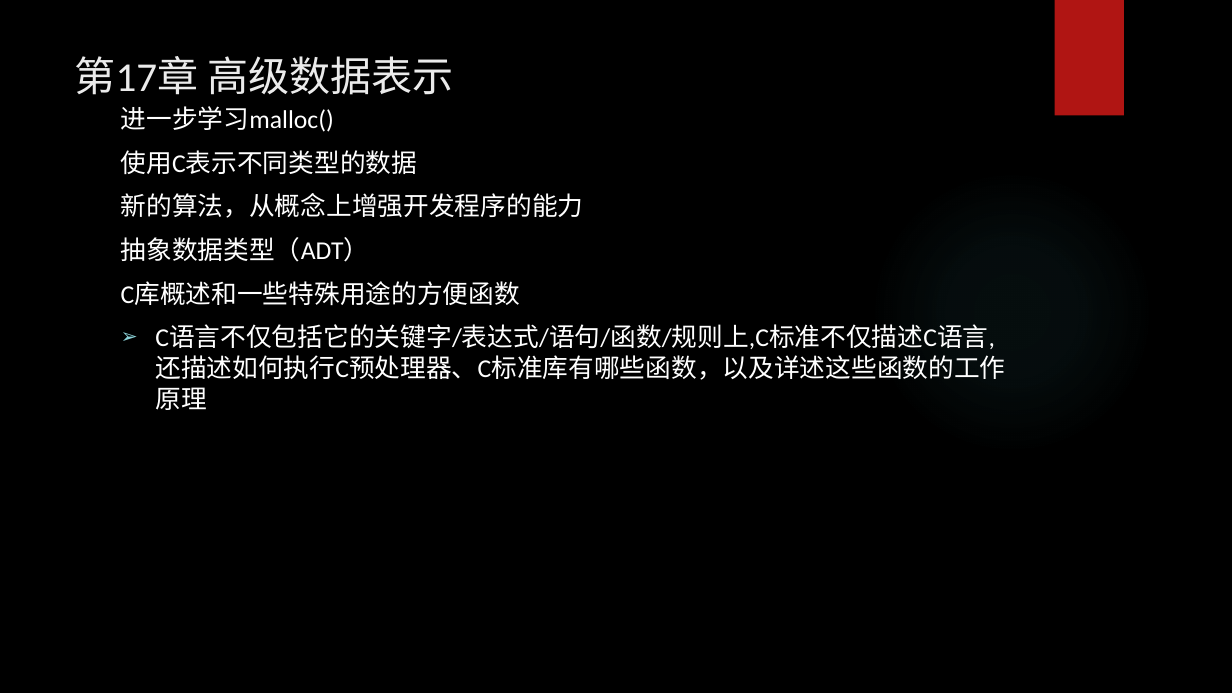
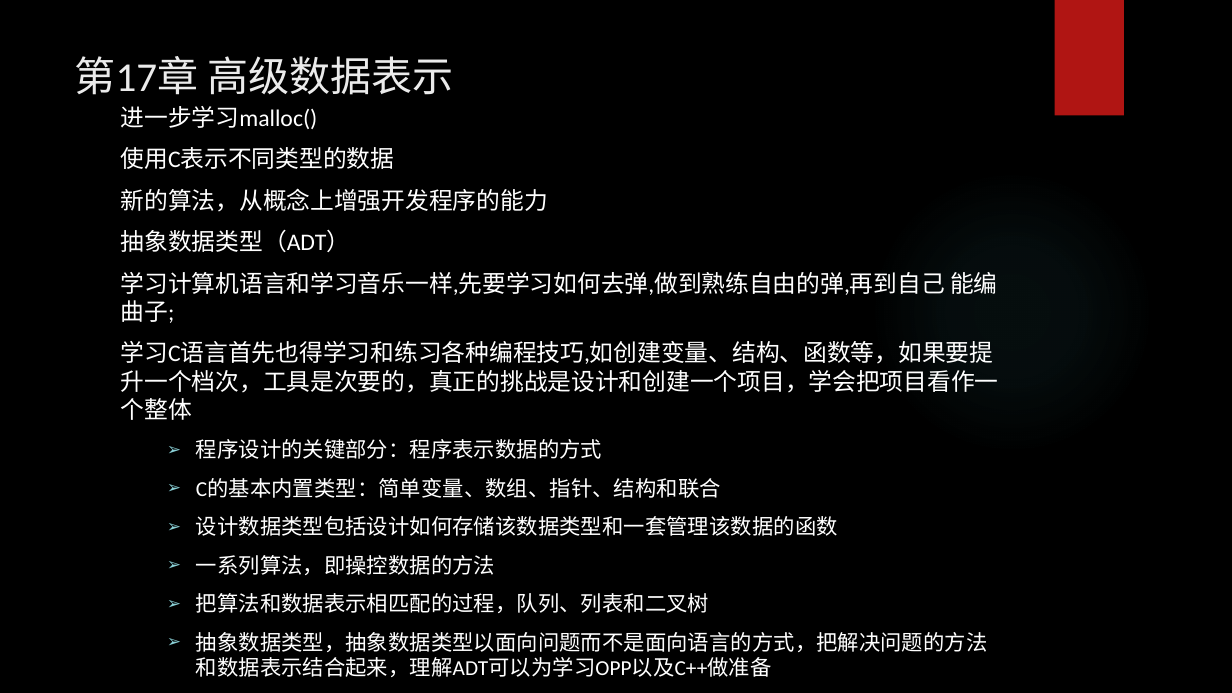
Before and after one commit to tsyin/c_ppt-code, a slide deck: slide 1 of PPT/17 高级数据表示.pptx. Drawn at 1232x693 pixels with LibreOffice and Linux fonts; fonts in the diff are those of the drawing; background and template pictures are left out. Boxes give left, top, right and bottom in pixels: in the first picture for what was removed or moved away, otherwise in the second. Text is boxed around its words. In the diff, an @@ line names an element or a change of style, - is before the commit and + after.

```diff
--- a/PPT/17 高级数据表示.pptx
+++ b/PPT/17 高级数据表示.pptx
@@ text at (121, 106, 548, 252): size 20 to 18.5 pt in "进一步学习malloc()", "使用C表示不同类型的数据", "新的算法，从概念上增强开发程序的能力", "抽象数据类型（ADT）" @@
@@ text at (121, 272, 999, 677): text changed; size 20 to 16.6 pt @@
-C库概述和一些特殊用途的方便函数
-➢ C语言不仅包括它的关键字/表达式/语句/函数/规则上,C标准不仅描述C语言,还描述如何执行C预处理器、C标准库有哪些函数，以及详述这些函数的工作原理
+学习计算机语言和学习音乐一样,先要学习如何去弹,做到熟练自由的弹,再到自己 能编曲子;
+学习C语言首先也得学习和练习各种编程技巧,如创建变量、结构、函数等，如果要提升一个档次，工具是次要的，真正的挑战是设计和创建一个项目，学会把项目看作一个整体
+  ➢ 程序设计的关键部分：程序表示数据的方式
+  ➢ C的基本内置类型：简单变量、数组、指针、结构和联合
+  ➢ 设计数据类型包括设计如何存储该数据类型和一套管理该数据的函数
+  ➢ 一系列算法，即操控数据的方法
+  ➢ 把算法和数据表示相匹配的过程，队列、列表和二叉树
+  ➢ 抽象数据类型，抽象数据类型以面向问题而不是面向语言的方式，把解决问题的方法和数据表示结合起来，理解ADT可以为学习OPP以及C++做准备
```
Also in this commit, not shown: 1 other slide changed, 7 other files.
